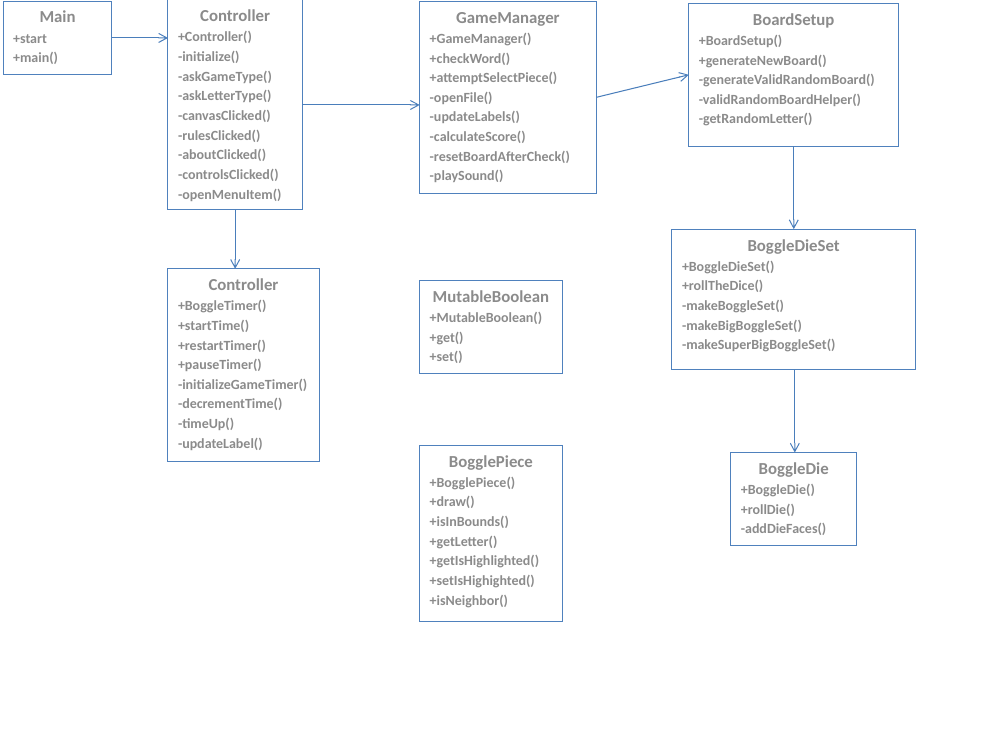
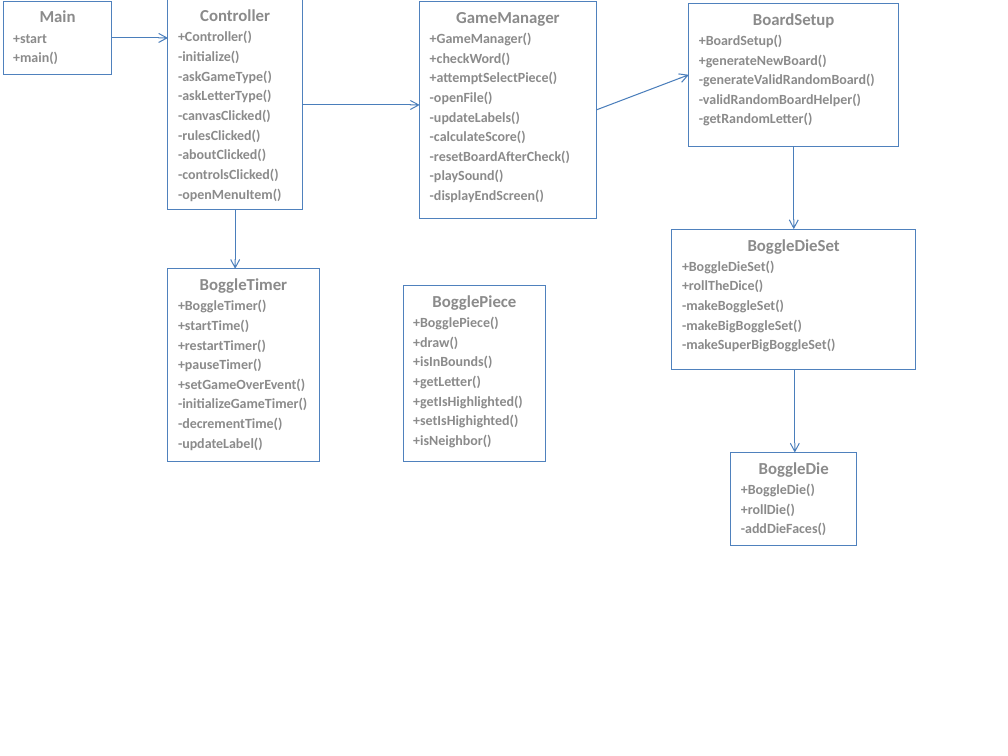
Before and after one commit to Chudbrochil/Personal-Repo, a slide deck: slide 2 of UNM/CS351/BoggleLab/doc/Boggle Design Diagram.pptx. Drawn at 1008x756 pixels with LibreOffice and Linux fonts; fonts in the diff are those of the drawing. Boxes give left, top, right and bottom in pixels: in the first picture for what was removed or moved away, otherwise in the second. Text is boxed around its words. In the diff, an @@ line names an element or a change of style, - is before the commit and + after.

Commit message:
I broke down and made a score screen for Boggle.

```diff
--- a/UNM/CS351/BoggleLab/doc/Boggle Design Diagram.pptx
+++ b/UNM/CS351/BoggleLab/doc/Boggle Design Diagram.pptx
@@ rectangle "GameManager": place and size @@
-rectangle "GameManager" at [419,1,596,193]
+rectangle "GameManager" at [419,1,596,218]
@@ arrow moved from (597, 98) - (688, 75) to (597, 110) - (688, 75) @@
@@ text in rectangle at [430,190,544,202]: paragraph added @@
+-displayEndScreen()
@@ text in rectangle at [200,278,287,293]: text changed @@
-Controller
+BoggleTimer
@@ rectangle "BogglePiece": place and size @@
-rectangle "BogglePiece" at [419,446,562,622]
+rectangle "BogglePiece" at [403,285,546,462]
@@ rectangle removed at [419,280,562,374] @@
-MutableBoolean
-+MutableBoolean()
-+get()
-+set()
@@ text in rectangle at [178,379,305,391]: paragraph added @@
++setGameOverEvent()
@@ text in rectangle at [178,418,234,430]: paragraph removed @@
--timeUp()
```
Also in this commit, not shown: 11 other files.
